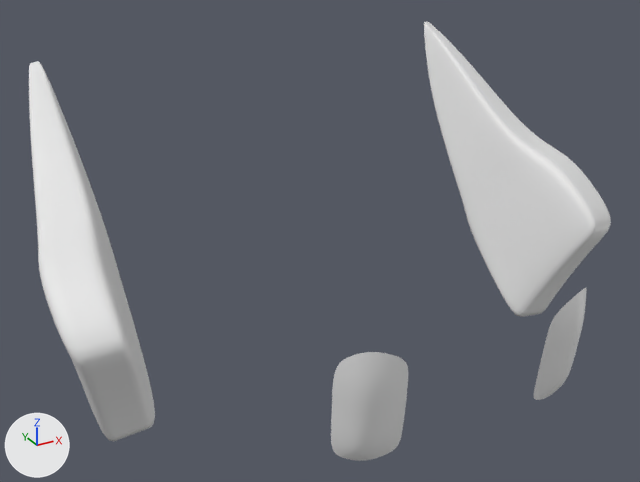
Two versions of the Blender file Jareth.blend, one commit apart.
Before and after are seen from a 50 mm lens placed at (-0.475, -0.68, 3.467), pointed at (-0.035, 0.119, 3.068). Arrows for +X, +Y and +Z are at lower left; the lights stay in place. The same objects are shown in both versions, whatever each file hides.

In view in the first picture: 'occhi', 'orecchie'.
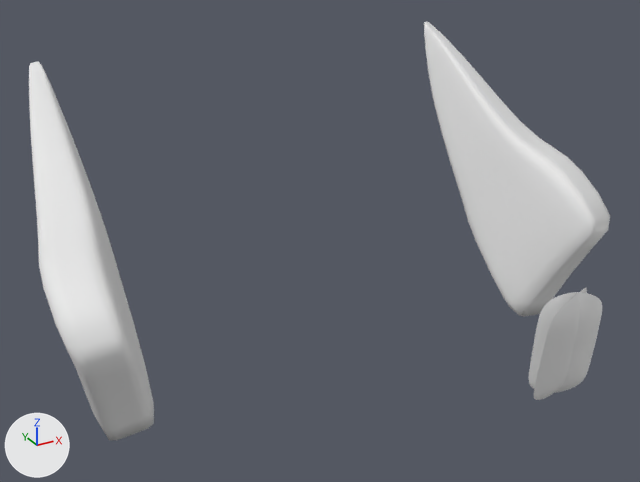
ob_testa is not drawn itself; it is used by a modifier of ob_orecchie, ob_occhi.

Where the change shows, as pixel boxes [x1, y1, x2, y2] in the pictures (640 x 482 px):
```json
{"object": "orecchie", "change": "reshaped, modifiers changed", "before": [29, 22, 611, 441], "after": [29, 22, 610, 440]}
{"object": "occhi", "change": "reshaped, modifiers changed", "before": [331, 287, 587, 461], "after": [529, 287, 602, 400], "on screen": "71% narrower, 35% shorter"}
{"part": 1, "of": "me_cube_005", "change": "built on", "before": [30, 22, 611, 441], "after": [426, 22, 610, 317]}
{"part": 2, "of": "me_cube_005", "change": "added", "after": [29, 62, 154, 440]}
```

The change, as JSON lines over the scene's bpy script:
```json
{"block": "me_cube_005", "where": "# used by ob_orecchie; location = (0.284, 0.105, 3.012); rotation_euler = (-0.861, 0.192, 0.274), in degrees (-49, 11, 16); scale = (0.0326, 0.0413, 0.0409)"}
{"op": "remove", "block": "me_cube_005", "code": "me_cube_005.from_pydata(...)  # 110 vertices, 108 faces; spans x -1.25..1.0, y -2.32..2.01, z -2.26..8.37"}
{"op": "add", "block": "me_cube_005", "code": "me_cube_005.from_pydata(...)  # 868 vertices, 1728 faces; spans x -18.89..0.96, y -2.19..6.27, z -1.95..9.49"}
{"block": "me_cube_005", "change": "me_cube_005 part 1: 110 vertices removed from x -1.25..1.0, y -2.32..2.01, z -2.26..8.37; 434 vertices added at x -1.15..0.96, y -2.19..1.91, z -1.95..8.36"}
{"block": "me_cube_005", "change": "me_cube_005 part 2: 434 vertices added at x -18.89..-14.58, y 2.26..6.27, z -0.81..9.49"}
{"op": "remove", "block": "ob_testa", "code": ["ob_testa = bpy.data.objects.new('Testa', me_cube)", "ob_testa.location = (-0.00585, 0.0, 3.095)", "ob_testa.scale = (0.291, 0.291, 0.291)", "_m = ob_testa.modifiers.new('Mirror', 'MIRROR')", "_m.use_clip = True", "_m = ob_testa.modifiers.new('Subdivision', 'SUBSURF')", "ob_testa.hide_set(True)"]}
{"op": "remove", "block": "ob_orecchie", "code": "_m = ob_orecchie.modifiers.new('Subdivision', 'SUBSURF')"}
{"op": "remove", "block": "ob_orecchie", "code": "_m = ob_orecchie.modifiers.new('Mirror', 'MIRROR')"}
{"op": "remove", "block": "ob_orecchie", "code": "_m.mirror_object = ob_testa"}
{"block": "ob_occhi", "where": "_m = ob_occhi.modifiers.new('Mirror', 'MIRROR')"}
{"op": "remove", "block": "ob_occhi", "code": "_m.mirror_object = ob_testa"}
```
